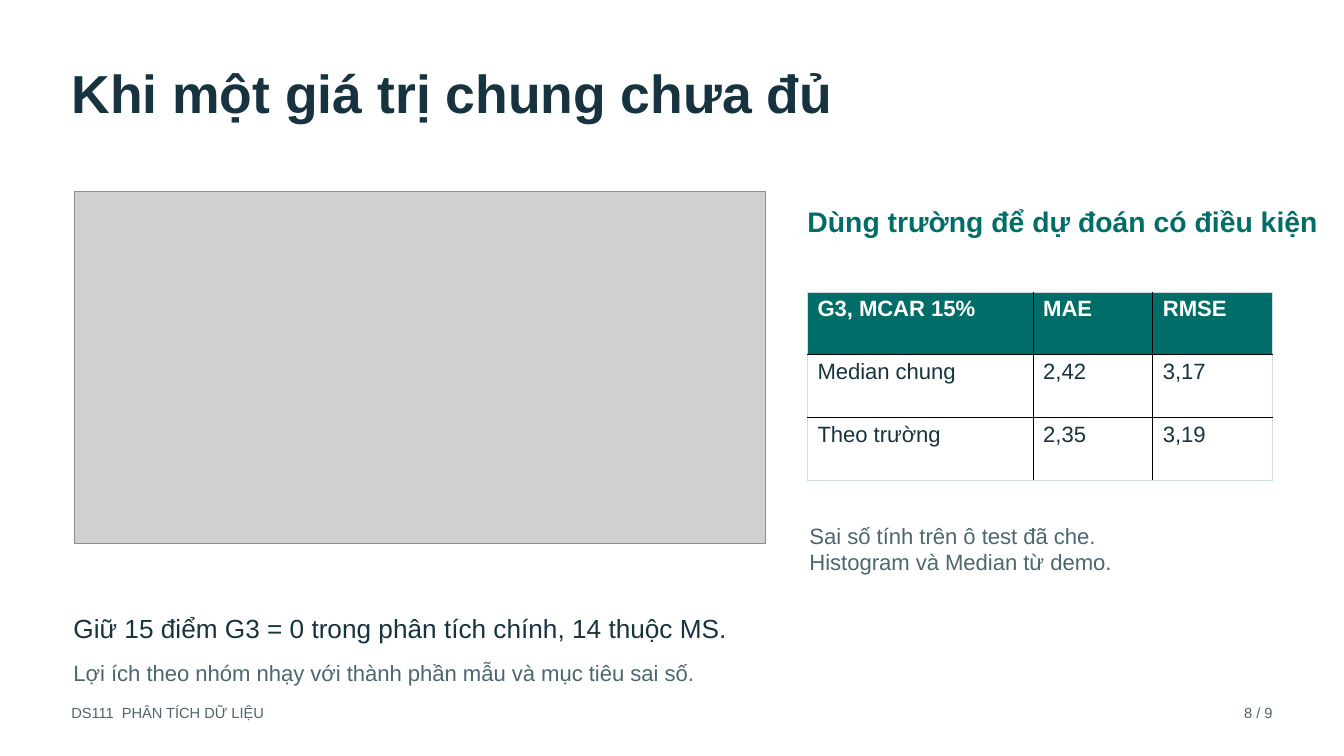
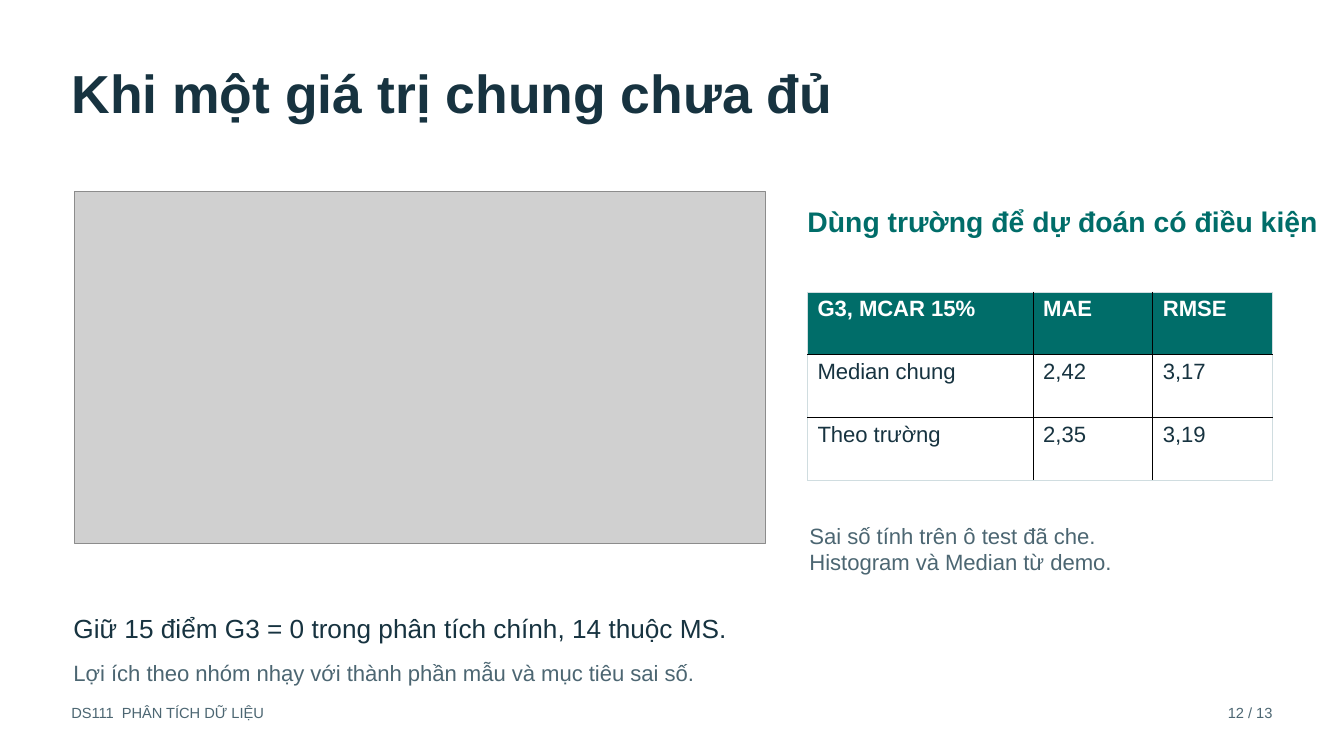
Before and after one commit to ncat218/Seminar-DS111, a slide deck: slide 12 of presentation/seminar_15min.pptx (slide 8 before the commit). Drawn at 1344x756 pixels with LibreOffice and Linux fonts; fonts in the diff are those of the drawing; grey boxes stand for pictures. Boxes give left, top, right and bottom in pixels: in the first picture for what was removed or moved away, otherwise in the second. Text is boxed around its words. In the diff, an @@ line names an element or a change of style, - is before the commit and + after.

```diff
--- a/presentation/seminar_15min.pptx
+++ b/presentation/seminar_15min.pptx
@@ text at bbox=[1228, 708, 1272, 718]: text changed @@
-8 / 9
+12 / 13
```
Also in this commit, not shown: 6 other slides changed, 6 slides added, 2 slides removed, 14 other files.
